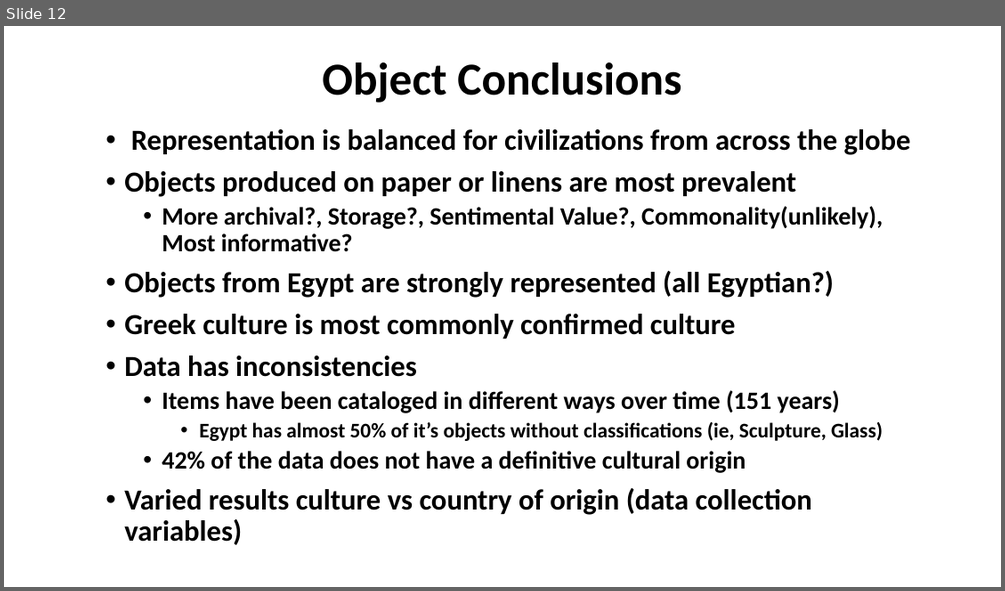
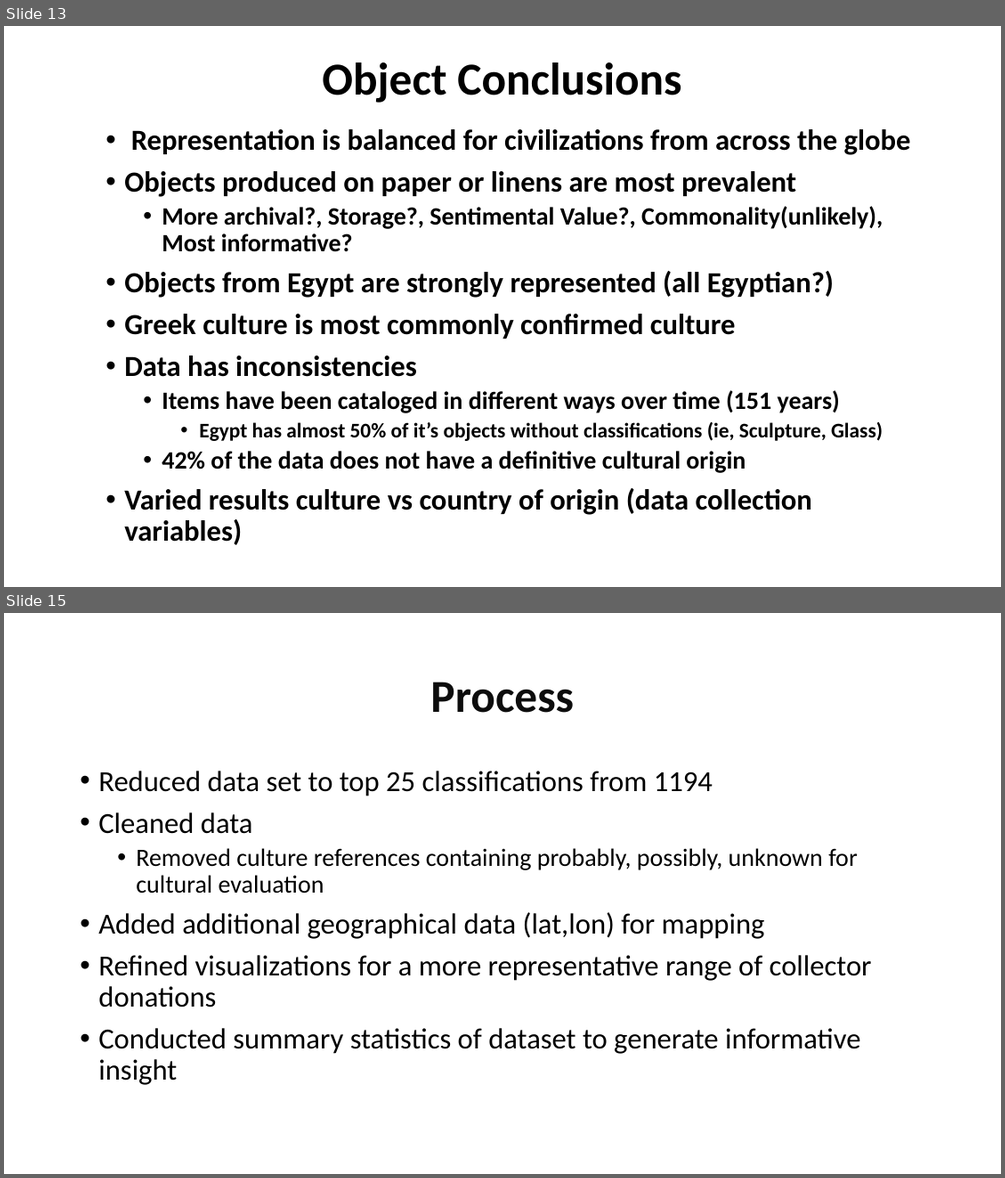
Before and after one commit to MtSopris/ProjectMet2, a slide deck: Analysis of th MET.pptx. Shown one above the other, each under a label of ours: slide 12 before the commit, slides 13 and 15 after it; the slides between them are not shown. The pictures are 1005x591 and 1005x1178 pixels, drawn with LibreOffice and Linux fonts; fonts in the diff are those of the drawing; background and template pictures are left out. Boxes give left, top, right and bottom in pixels: in the first picture for what was removed or moved away, otherwise in the second. Text is boxed around its words. In the diff, an @@ line names an element or a change of style, - is before the commit and + after.

```diff
--- a/Analysis of th MET.pptx
+++ b/Analysis of th MET.pptx
@@ slide 15 added at <box>4,613,1001,1174</box>, background #FFFFFF @@
@@ title added at <box>430,682,574,713</box>, 44 pt, text #0D0D0D, bold @@
+Process
@@ text added at <box>98,771,872,1085</box>, 28 pt, text #000000 @@
+• Reduced data set to top 25 classifications from 1194
+• Cleaned data
+  • Removed culture references containing probably, possibly, unknown for cultural evaluation
+• Added additional geographical data (lat,lon) for mapping
+• Refined visualizations for a more representative range of collector donations
+• Conducted summary statistics of dataset to generate informative insight
@@ what was slide 12 is now slide 13 @@
```
Also in this commit, not shown: 6 slides changed, 3 other slides added, 4 other files.
